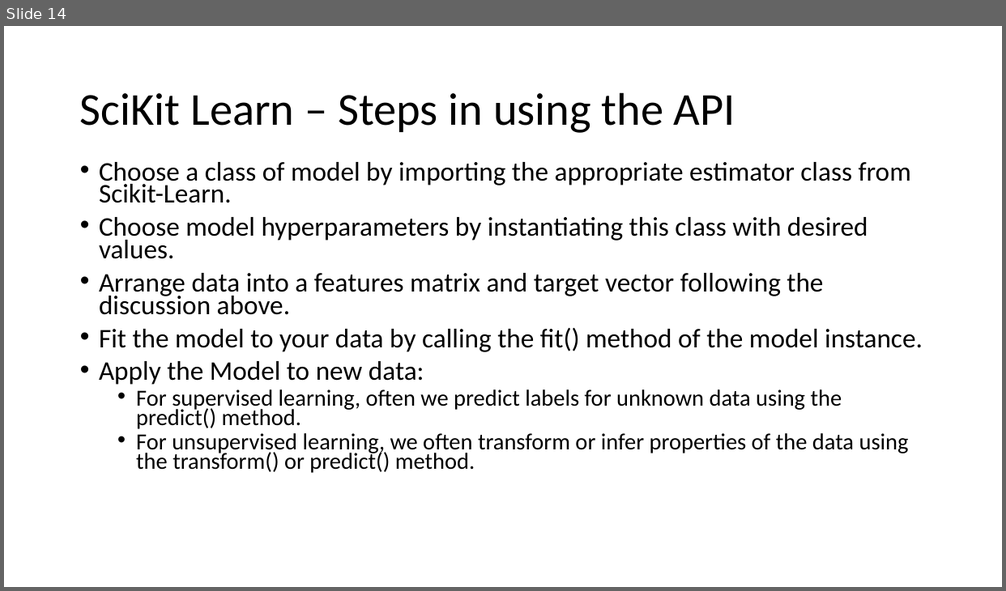
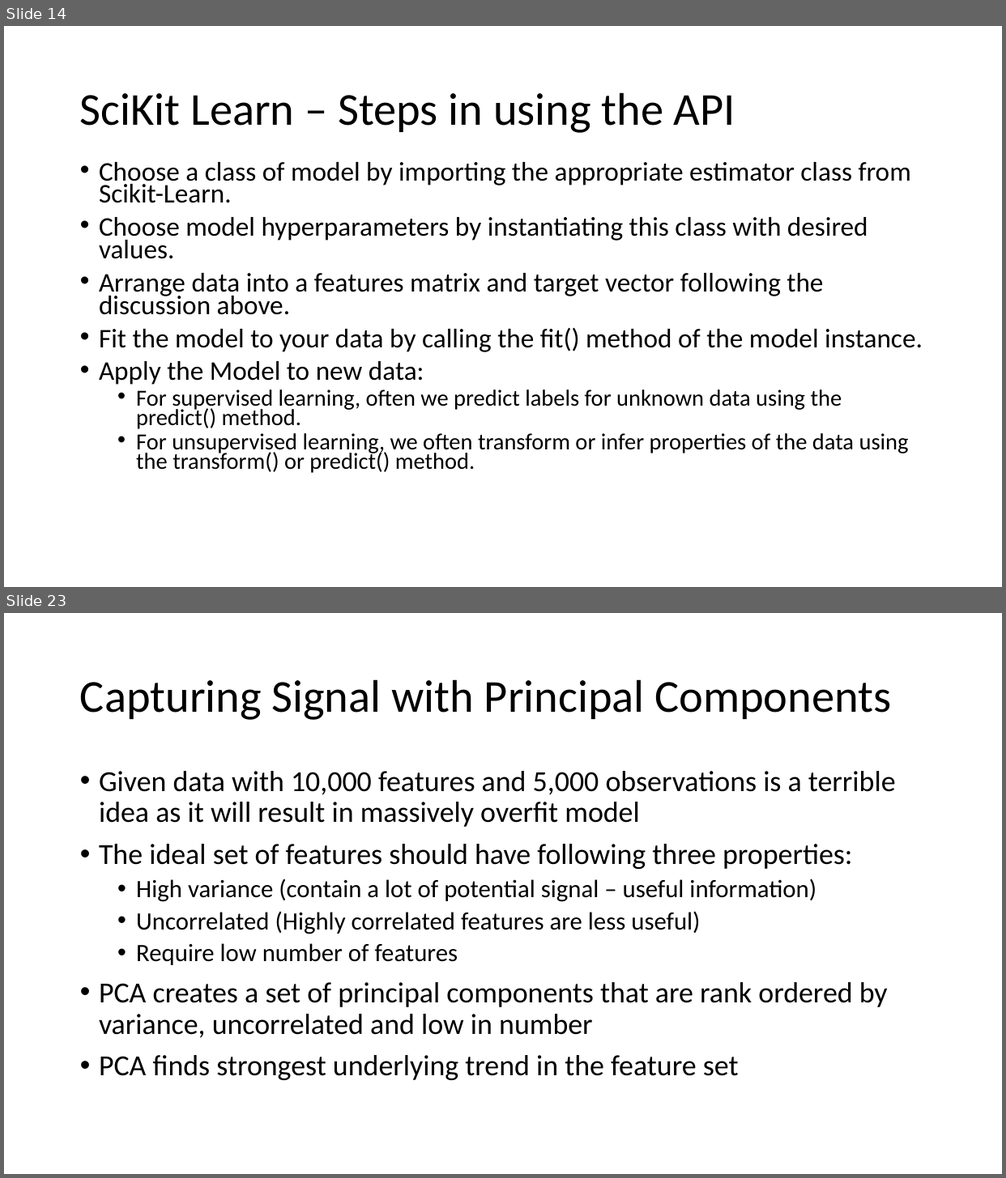
Before and after one commit to ppawar/ppawar.github.io, a slide deck: Spring2020/CSE351-S20/lectures/Python for Data Science - JakeVanderPlas.pptx. Shown one above the other, each under a label of ours: slide 14 before the commit, slides 14 and 23 after it; the slides between them are not shown. The pictures are 1006x591 and 1006x1178 pixels, drawn with LibreOffice and Linux fonts; fonts in the diff are those of the drawing. Boxes give left, top, right and bottom in pixels: in the first picture for what was removed or moved away, otherwise in the second. Text is boxed around its words. In the diff, an @@ line names an element or a change of style, - is before the commit and + after.

```diff
--- a/Spring2020/CSE351-S20/lectures/Python for Data Science - JakeVanderPlas.pptx
+++ b/Spring2020/CSE351-S20/lectures/Python for Data Science - JakeVanderPlas.pptx
@@ slide 23 added at box(4, 613, 1002, 1174), background #FFFFFF @@
@@ title added at box(80, 679, 891, 720), 44 pt, text #000000 @@
+Capturing Signal with Principal Components
@@ text added at box(99, 771, 896, 1080), 28 pt, text #000000 @@
+• Given data with 10,000 features and 5,000 observations is a terrible idea as it will result in massively overfit model
+• The ideal set of features should have following three properties:
+  • High variance (contain a lot of potential signal – useful information)
+  • Uncorrelated (Highly correlated features are less useful)
+  • Require low number of features
+• PCA creates a set of principal components that are rank ordered by variance, uncorrelated and low in number
+• PCA finds strongest underlying trend in the feature set
```
Also in this commit, not shown: 11 other slides added, 1 other file.
